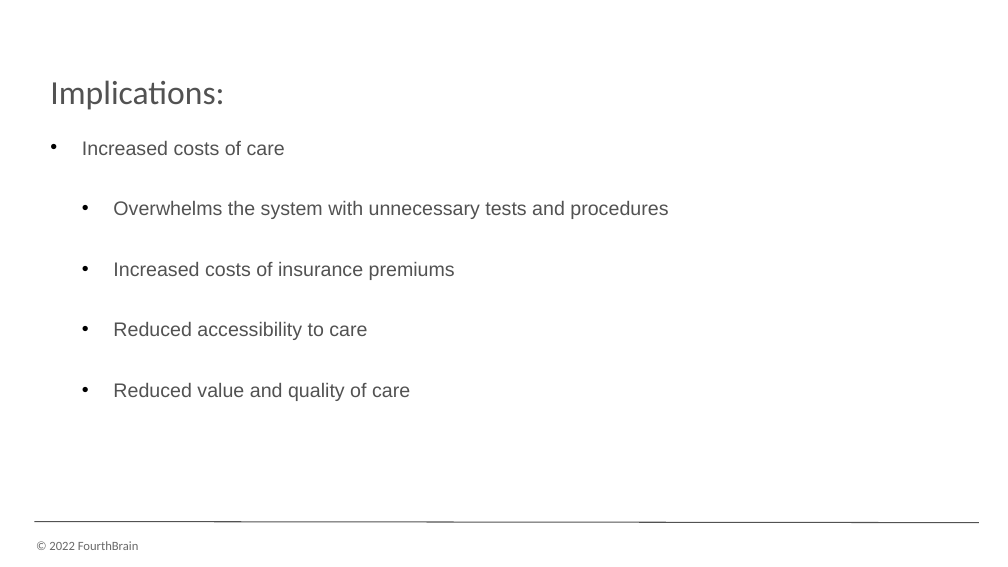
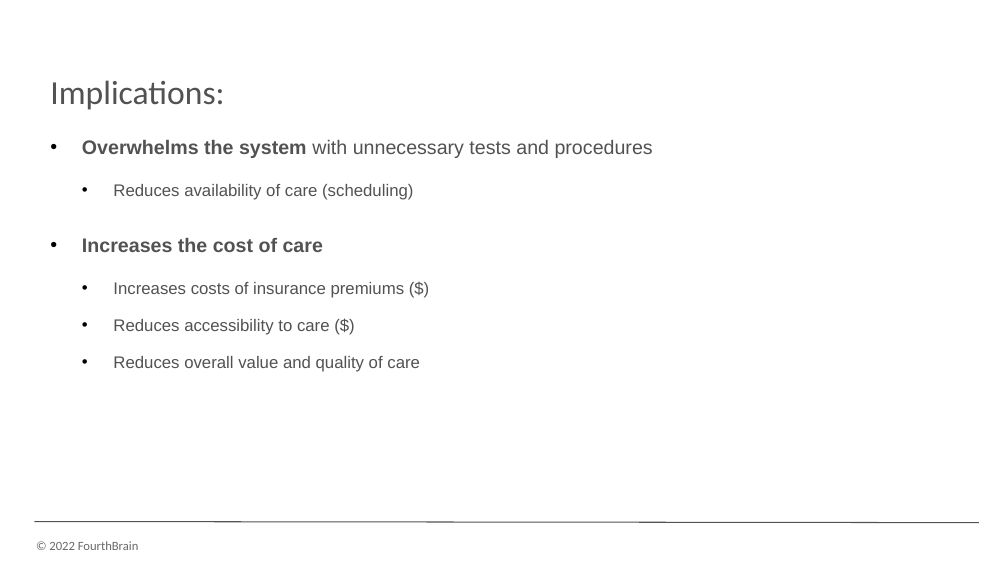
Before and after one commit to monika0603/MLE10-Capstone-Project, a slide deck: slide 5 of docs/presentation/CapstonePreso_HealthcareAnomaly.pptx (slide 4 before the commit). Drawn at 1008x567 pixels with LibreOffice and Linux fonts; fonts in the diff are those of the drawing; background and template pictures are left out. Boxes give left, top, right and bottom in pixels: in the first picture for what was removed or moved away, otherwise in the second. Text is boxed around its words. In the diff, an @@ line names an element or a change of style, - is before the commit and + after.

```diff
--- a/docs/presentation/CapstonePreso_HealthcareAnomaly.pptx
+++ b/docs/presentation/CapstonePreso_HealthcareAnomaly.pptx
@@ text at <box>82,141,285,155</box>: paragraph removed @@
-• Increased costs of care
@@ text at <box>82,140,653,158</box>: bold on in "Overwhelms the system"; indent changed @@
@@ text at <box>82,184,420,372</box>: text changed; size 14 to 12 pt @@
-• Increased costs of insurance premiums
-  • Reduced accessibility to care
-• Reduced value and quality of care
+• Reduces availability of care (scheduling)
+• Increases the cost of care
+• Increases costs of insurance premiums ($)
+  • Reduces accessibility to care ($)
+• Reduces overall value and quality of care
```
Also in this commit, not shown: 11 other slides changed, 3 slides added.
